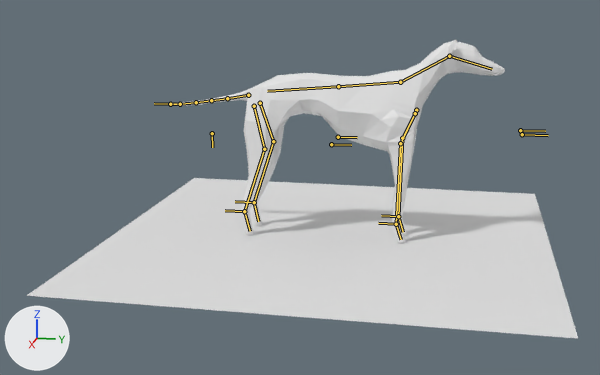
One commit to the Blender file Assets/FileDump/Blender/dog_01.blend: the scene before it, then after it.
Camera for both pictures: a camera (50 mm lens) standing at (3.7, 0.6, 1.15) and looking at (0.08, -0.13, 0.24). The axes (+X, +Y, +Z) are drawn at lower left. The lights are the same throughout. The bones that bend it are drawn over the model as lines.
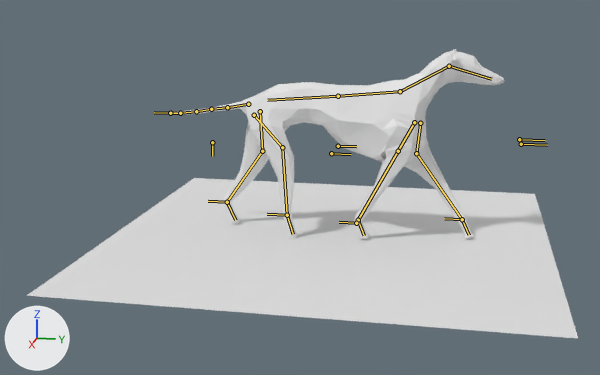
The newer file adds an action. The first version stands in its rest pose; the second is drawn at frame 8 of the action 'Walk'.

Where the change shows, as pixel boxes (x1, y1, x2, y2) in the pictures (600 x 375 px):
'Cube', posed (6% shorter)
    before: (169, 40, 505, 243)
    after: (170, 49, 505, 239)
bone 'FrontSpine', root to tip
    before: (338, 86) to (400, 82)
    after: (338, 96) to (400, 91)
bone 'Shoulder.l', root to tip
    before: (416, 110) to (402, 138)
    after: (420, 123) to (416, 153)
bone 'Shin.l', root to tip
    before: (398, 216) to (403, 232)
    after: (462, 219) to (469, 235)
bone 'Shin.r', root to tip
    before: (396, 224) to (401, 239)
    after: (358, 220) to (364, 235)
bone 'Humerus_IK.l', root to tip
    before: (398, 216) to (381, 215)
    after: (462, 219) to (444, 218)
bone 'BackSpine', root to tip
    before: (338, 86) to (267, 91)
    after: (338, 96) to (267, 100)
bone 'Foot.l', root to tip
    before: (254, 202) to (258, 221)
    after: (227, 202) to (235, 220)
bone 'Foot.r', root to tip
    before: (244, 211) to (250, 231)
    after: (287, 215) to (293, 234)
bone 'Thigh_IK.l', root to tip
    before: (254, 202) to (235, 201)
    after: (227, 202) to (208, 201)
bone 'TailControl', root to tip
    before: (170, 104) to (154, 103)
    after: (170, 113) to (154, 112)
bone 'Humerus_IK.r', root to tip
    before: (396, 224) to (378, 223)
    after: (356, 223) to (339, 222)
bone 'Thigh_IK.r', root to tip
    before: (244, 211) to (225, 210)
    after: (287, 215) to (267, 214)

What changed in the scene script:
```text
Change bone_frontspine:
    where bone_frontspine = bpy.data.objects['Armature'].pose.bones['FrontSpine']
    bone_frontspine.location: (0.0, 0.0, 0.0) -> (0.0, -0.004, -0.041)
Change bone_shoulder_l:
    where bone_shoulder_l = bpy.data.objects['Armature'].pose.bones['Shoulder.l']  # child of 'FrontSpine'
    bone_shoulder_l.location: (0.0, 0.0, 0.0) -> (0.011, 0.008, 0.024)
Change bone_shin_l:
    where bone_shin_l = bpy.data.objects['Armature'].pose.bones['Shin.l']  # child of 'Humerus.l'
    bone_shin_l.rotation_quaternion: (1.0, 0.0, 0.0, 0.0) -> (0.968, -0.243, -0.02, 0.054)  # degrees (0, 0, 0) -> degrees (-28, -1, 7)
Change bone_shin_r:
    where bone_shin_r = bpy.data.objects['Armature'].pose.bones['Shin.r']  # child of 'Humerus.r'
    bone_shin_r.rotation_quaternion: (1.0, 0.0, 0.0, 0.0) -> (0.965, 0.254, -0.014, 0.059)  # degrees (0, 0, 0) -> degrees (29, -3, 6)
Change bone_humerus_ik_l:
    where bone_humerus_ik_l = bpy.data.objects['Armature'].pose.bones['Humerus_IK.l']
    bone_humerus_ik_l.location: (0.0, 0.0, 0.0) -> (0.0, -0.293, 0.0)
Change bone_backspine:
    where bone_backspine = bpy.data.objects['Armature'].pose.bones['BackSpine']
    bone_backspine.location: (0.0, 0.0, 0.0) -> (0.0, 0.004, 0.041)
Change bone_foot_l:
    where bone_foot_l = bpy.data.objects['Armature'].pose.bones['Foot.l']  # child of 'Thigh.l'
    bone_foot_l.rotation_quaternion: (1.0, 0.0, 0.0, 0.0) -> (0.966, 0.249, 0.017, 0.072)  # degrees (0, 0, 0) -> degrees (29, 0, 8)
Change bone_foot_r:
    where bone_foot_r = bpy.data.objects['Armature'].pose.bones['Foot.r']  # child of 'Thigh.r'
    bone_foot_r.rotation_quaternion: (1.0, 0.0, 0.0, 0.0) -> (0.985, -0.164, 0.015, 0.052)  # degrees (0, 0, 0) -> degrees (-19, 3, 6)
Change bone_thigh_ik_l:
    where bone_thigh_ik_l = bpy.data.objects['Armature'].pose.bones['Thigh_IK.l']
    bone_thigh_ik_l.location: (0.0, 0.0, 0.0) -> (-0.009, 0.139, 0.005)
Change bone_tailcontrol:
    where bone_tailcontrol = bpy.data.objects['Armature'].pose.bones['TailControl']
    bone_tailcontrol.location: (0.0, 0.0, 0.0) -> (-0.042, 0.0, 0.0)
Change bone_humerus_ik_r:
    where bone_humerus_ik_r = bpy.data.objects['Armature'].pose.bones['Humerus_IK.r']
    bone_humerus_ik_r.location: (0.0, 0.0, 0.0) -> (-0.011, 0.182, 0.004)
Change bone_thigh_ik_r:
    where bone_thigh_ik_r = bpy.data.objects['Armature'].pose.bones['Thigh_IK.r']
    bone_thigh_ik_r.location: (0.0, 0.0, 0.0) -> (0.004, -0.203, 0.002)
```
